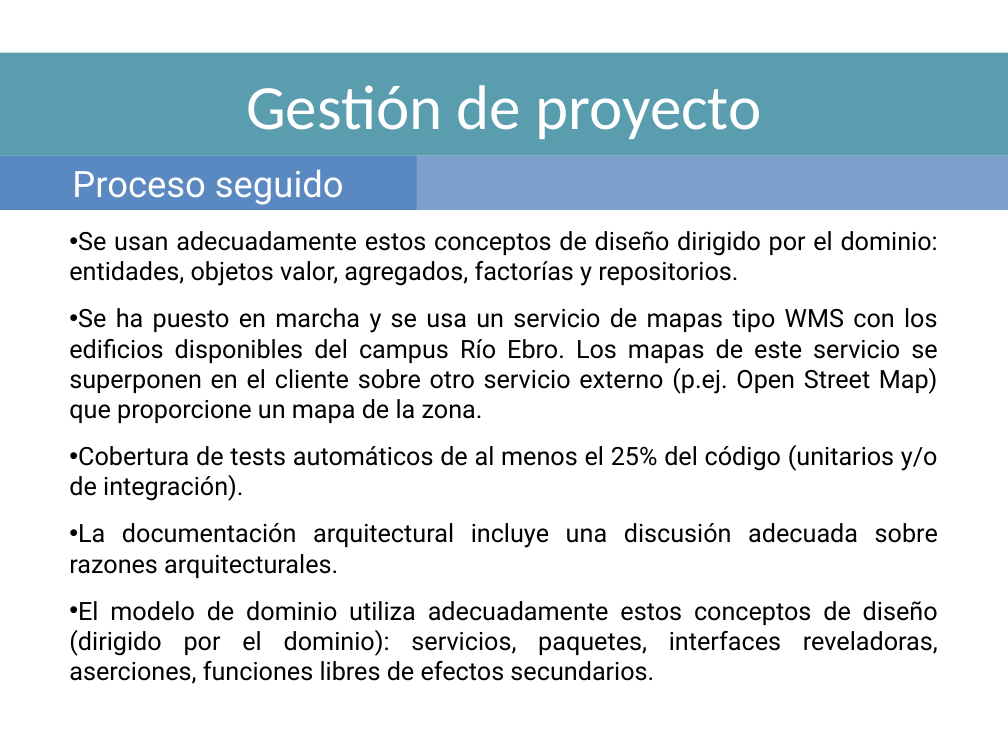
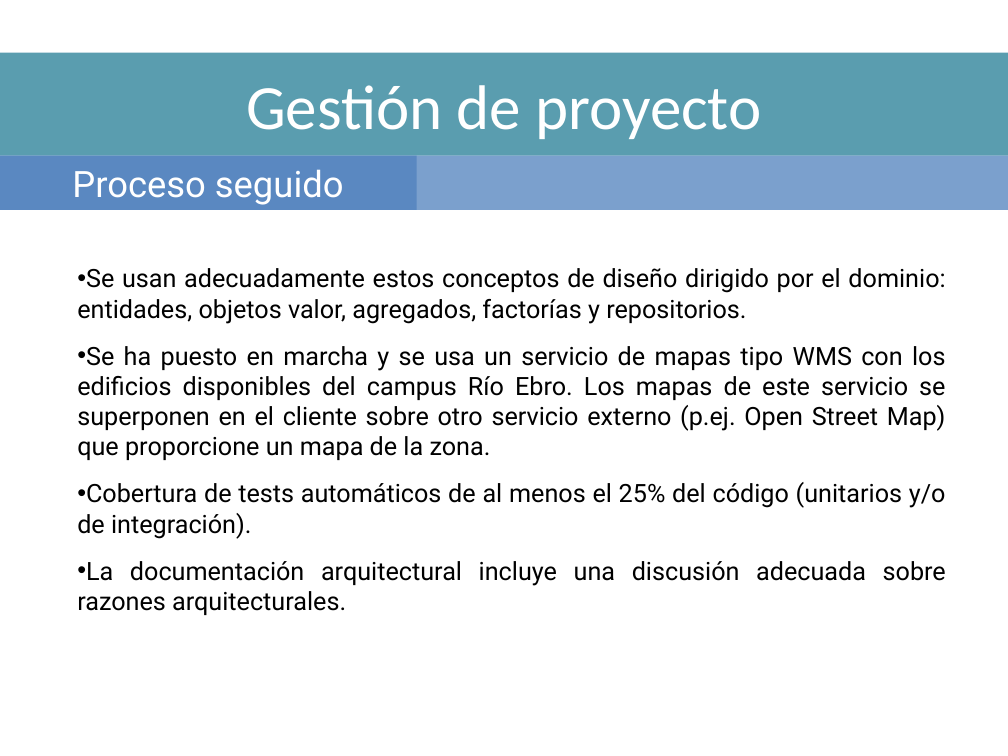
Before and after one commit to UNIZAR-30249-2016-UniDev/Documentacion-LabIS, a slide deck: slide 4 of Presentaciones/SmartCampus_Final.pptx. Drawn at 1008x756 pixels with LibreOffice and Linux fonts; fonts in the diff are those of the drawing; background and template pictures are left out. Boxes give left, top, right and bottom in pixels: in the first picture for what was removed or moved away, otherwise in the second. Text is boxed around its words. In the diff, an @@ line names an element or a change of style, - is before the commit and + after.

```diff
--- a/Presentaciones/SmartCampus_Final.pptx
+++ b/Presentaciones/SmartCampus_Final.pptx
@@ text "Se usan adecuadamente estos conceptos ...": place and size @@
-text "Se usan adecuadamente estos conceptos ..." at box(69, 231, 938, 684)
+text "Se usan adecuadamente estos conceptos ..." at box(77, 268, 946, 615)
@@ text at box(69, 601, 938, 684): paragraph removed @@
-• El modelo de dominio utiliza adecuadamente estos conceptos de diseño (dirigido por el dominio): servicios, paquetes, interfaces reveladoras, aserciones, funciones libres de efectos secundarios.
```
Also in this commit, not shown: 3 other slides changed, 1 other file.
